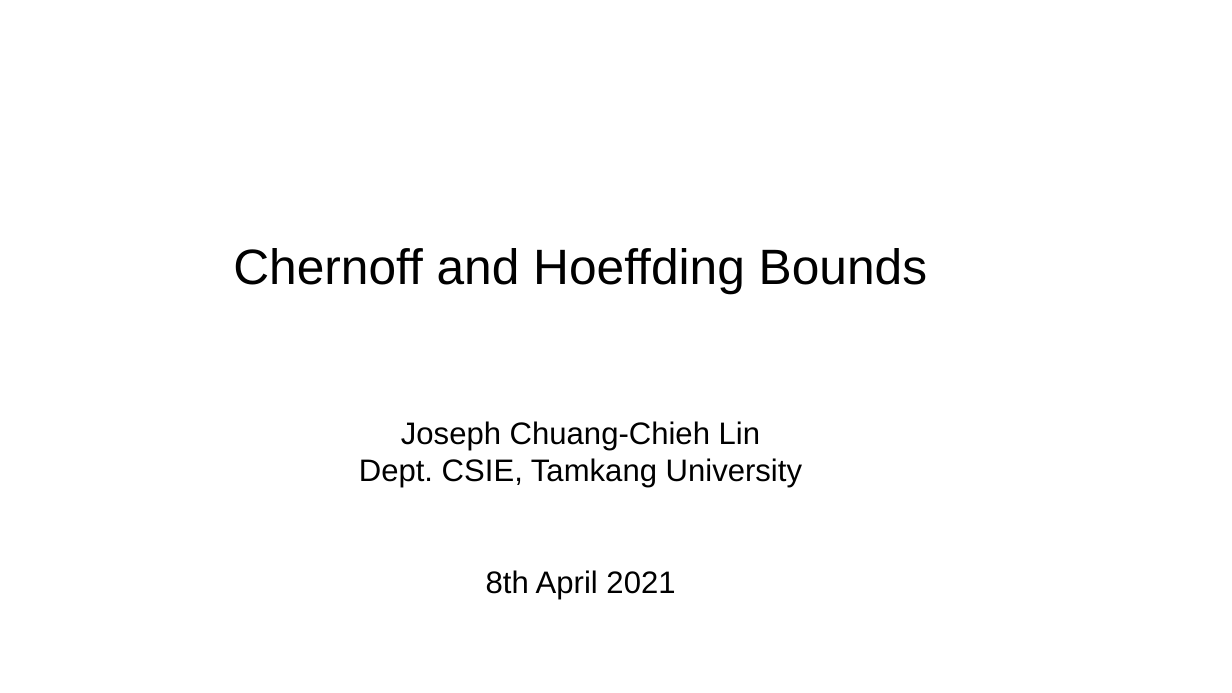
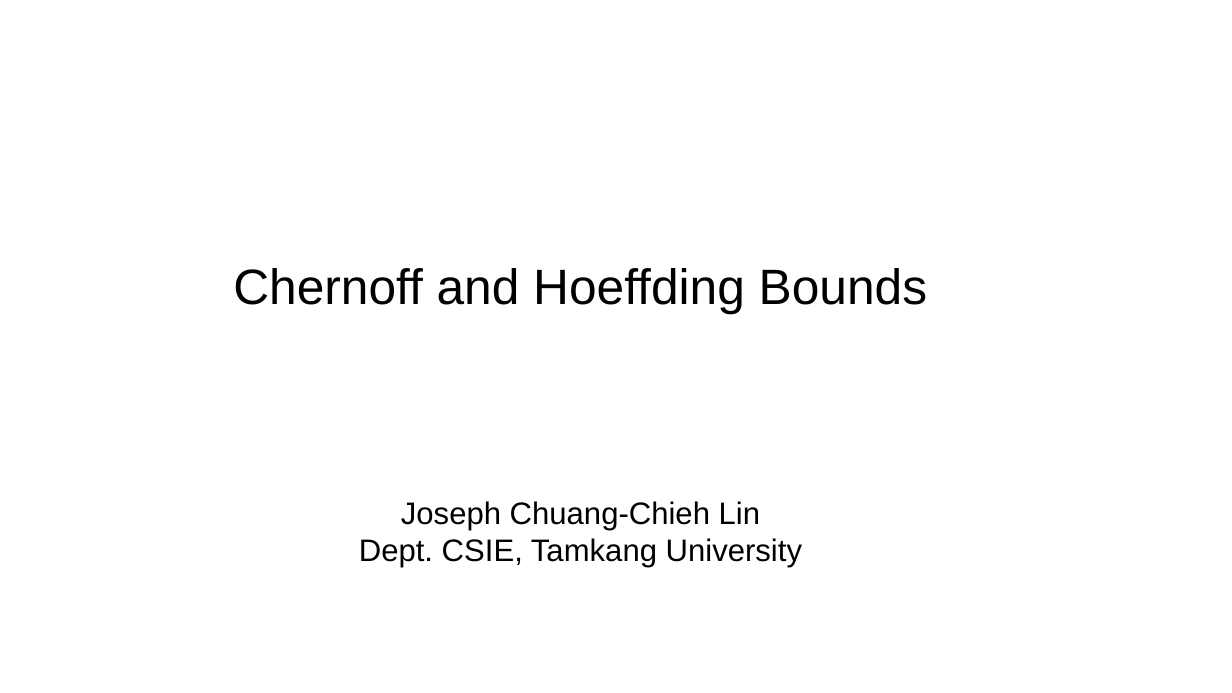
Before and after one commit to josephcclin/josephcclin.github.io, a slide deck: slide 1 of courses/rand_alg/slides/randomized_algorithms_lect_06.odp. Drawn at 1232x693 pixels with LibreOffice and Linux fonts; fonts in the diff are those of the drawing; background and template pictures are left out. Boxes give left, top, right and bottom in pixels: in the first picture for what was removed or moved away, otherwise in the second. Text is boxed around its words. In the diff, an @@ line names an element or a change of style, - is before the commit and + after.

Commit message:
New slides

```diff
--- a/courses/rand_alg/slides/randomized_algorithms_lect_06.odp
+++ b/courses/rand_alg/slides/randomized_algorithms_lect_06.odp
@@ subtitle "Chernoff and Hoeffding Bounds": place and size @@
-subtitle "Chernoff and Hoeffding Bounds" at box(233, 248, 927, 599)
+subtitle "Chernoff and Hoeffding Bounds" at box(233, 268, 927, 568)
@@ subtitle at box(486, 570, 675, 599): paragraph removed @@
-8th April 2021
```
Also in this commit, not shown: 57 other slides changed, 3 other files.
